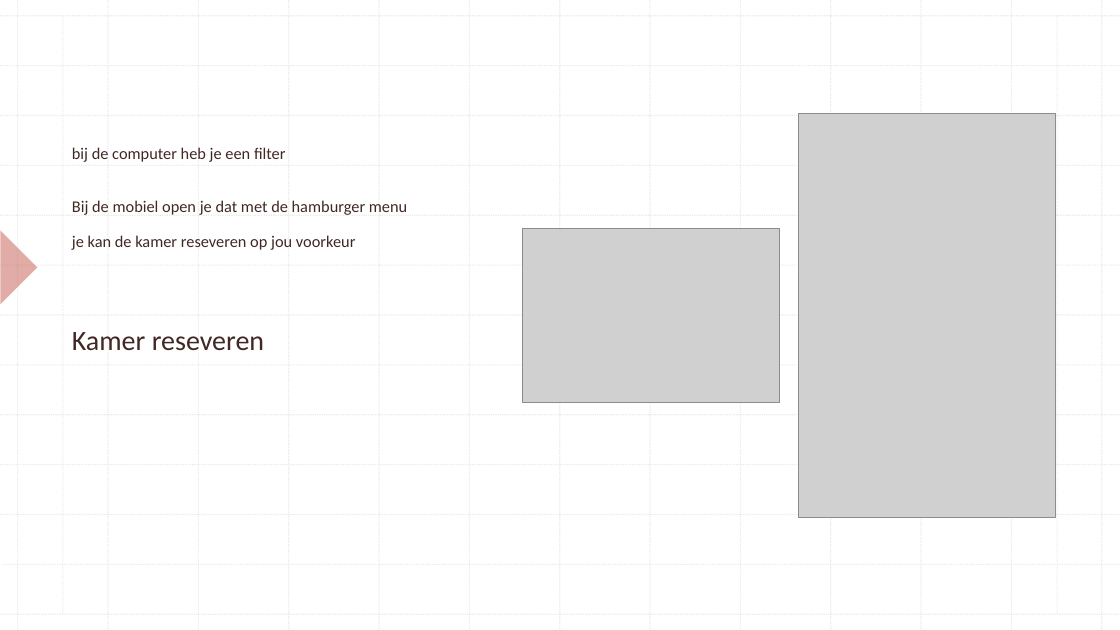
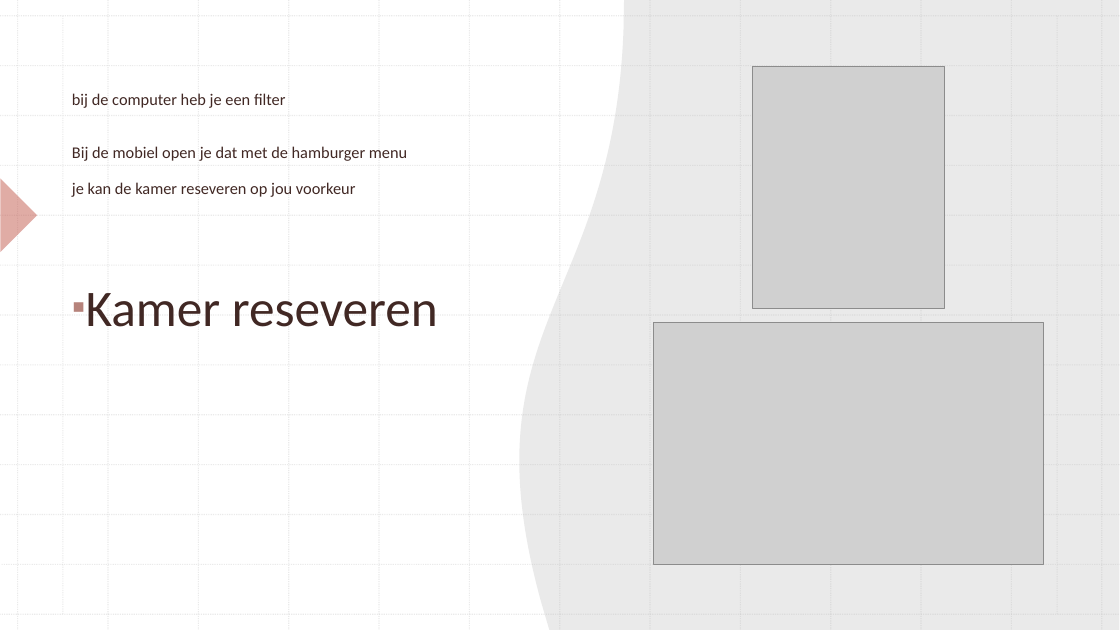
Before and after one commit to OntwerpSWDBC/mylo-ontwerp, a slide deck: slide 2 of wireframe.pptx. Drawn at 1120x630 pixels with LibreOffice and Linux fonts; fonts in the diff are those of the drawing; grey boxes stand for pictures. Boxes give left, top, right and bottom in pixels: in the first picture for what was removed or moved away, otherwise in the second. Text is boxed around its words. In the diff, an @@ line names an element or a change of style, - is before the commit and + after.

```diff
--- a/wireframe.pptx
+++ b/wireframe.pptx
@@ freeform shape added at (519, 0, 1119, 630), fill #FFFFFF @@
@@ title "bij de computer heb je ...": place and size @@
-title "bij de computer heb je ..." at (72, 147, 407, 250)
+title "bij de computer heb je ..." at (72, 93, 407, 197)
@@ picture added at (753, 66, 944, 308) @@
@@ picture removed at (798, 113, 1055, 518) @@
@@ right triangle: place and size @@
-right triangle at (0, 229, 37, 302)
+right triangle at (0, 178, 37, 252)
@@ right triangle removed at (0, 230, 37, 304) @@
@@ picture removed at (523, 229, 780, 402) @@
@@ text "Kamer reseveren": place and size @@
-text "Kamer reseveren" at (72, 332, 264, 350)
+text "Kamer reseveren" at (86, 293, 438, 327)
@@ text "Kamer reseveren" at (86, 293, 438, 327): size 24 to 44 pt; bullet none to ▪ @@
@@ picture added at (654, 323, 1044, 565) @@
@@ group removed at (0, 0, 1120, 630): 25 lines @@
```
Also in this commit, not shown: 3 other slides changed.
